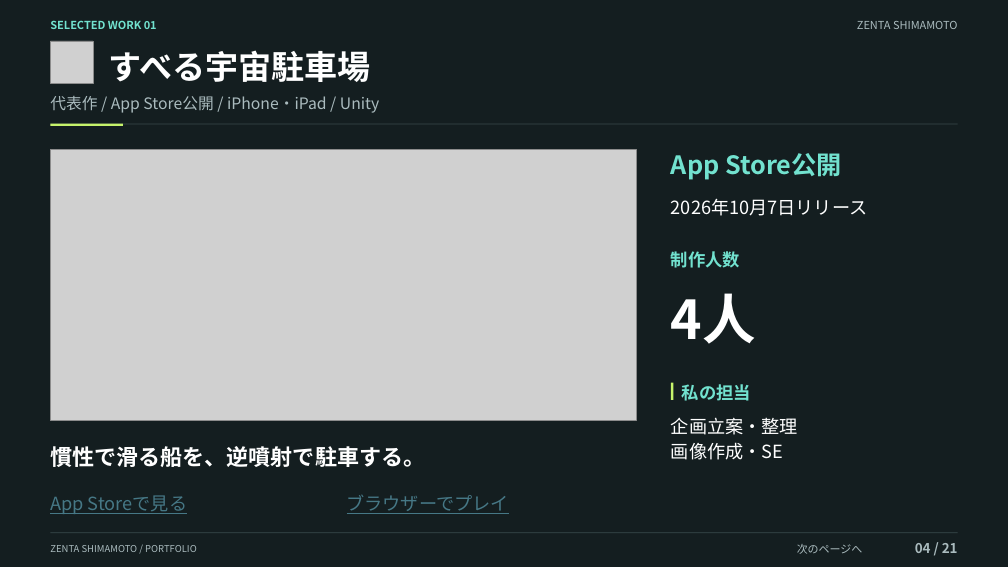
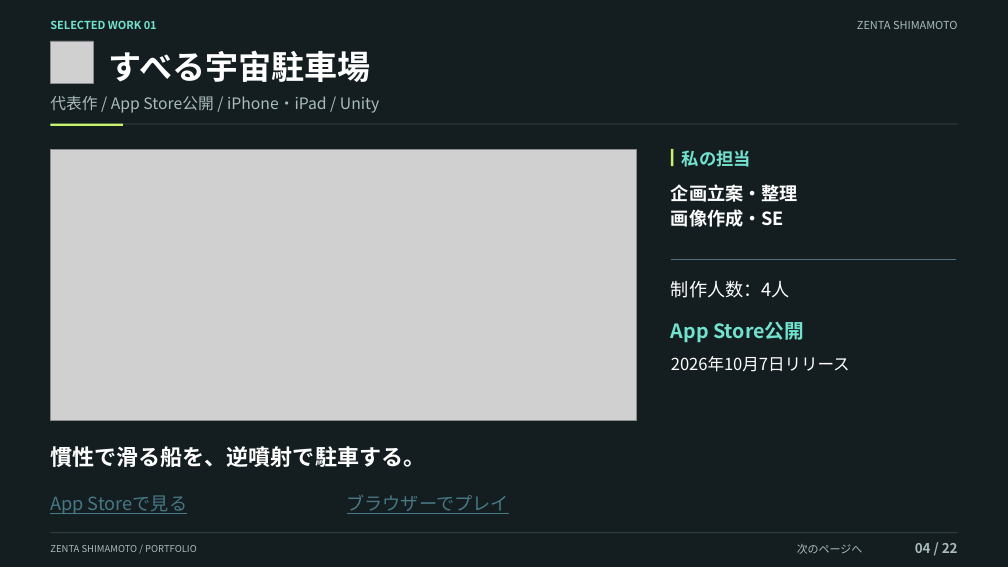
Before and after one commit to kuon-haruto/portfolio, a slide deck: slide 4 of documents/portfolio/島本善太_ポートフォリオ.pptx. Drawn at 1008x567 pixels with LibreOffice and Linux fonts; fonts in the diff are those of the drawing; grey boxes stand for pictures. Boxes give left, top, right and bottom in pixels: in the first picture for what was removed or moved away, otherwise in the second. Text is boxed around its words. In the diff, an @@ line names an element or a change of style, - is before the commit and + after.

```diff
--- a/documents/portfolio/島本善太_ポートフォリオ.pptx
+++ b/documents/portfolio/島本善太_ポートフォリオ.pptx
@@ 2 texts, 1 rectangle: place and size @@
-2 texts, 1 rectangle at (671,383,798,460)
+2 texts, 1 rectangle at (671,149,798,227)
@@ text "企画立案・整理" at (671,184,798,227): bold on @@
@@ rectangle added at (671,259,957,260), fill #57717A @@
@@ text at (671,280,790,298): text changed; size 16.5 to 17.2 pt; text colour #72E2CF to #FFFFFF; bold off @@
-制作人数
+制作人数：4人
@@ text removed at (671,293,756,344) @@
-4人
@@ text "App Store公開": place and size @@
-text "App Store公開" at (671,153,842,180)
+text "App Store公開" at (671,322,804,343)
@@ text "App Store公開" at (671,322,804,343): size 24 to 18.8 pt @@
@@ text "2026年10月7日リリース": place and size @@
-text "2026年10月7日リリース" at (671,198,868,216)
+text "2026年10月7日リリース" at (671,356,850,372)
@@ text "2026年10月7日リリース" at (671,356,850,372): size 17.2 to 15.8 pt @@
@@ text at (915,543,958,553): text changed @@
-04 / 21
+04 / 22
```
Also in this commit, not shown: 20 other slides changed, 1 slide added, 11 other files.
